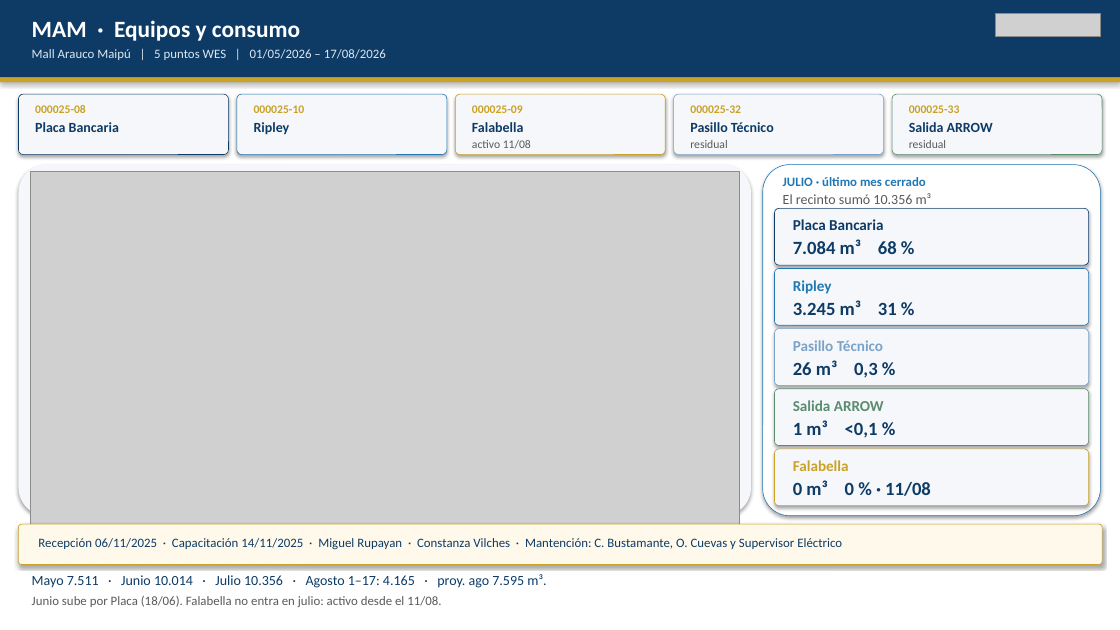
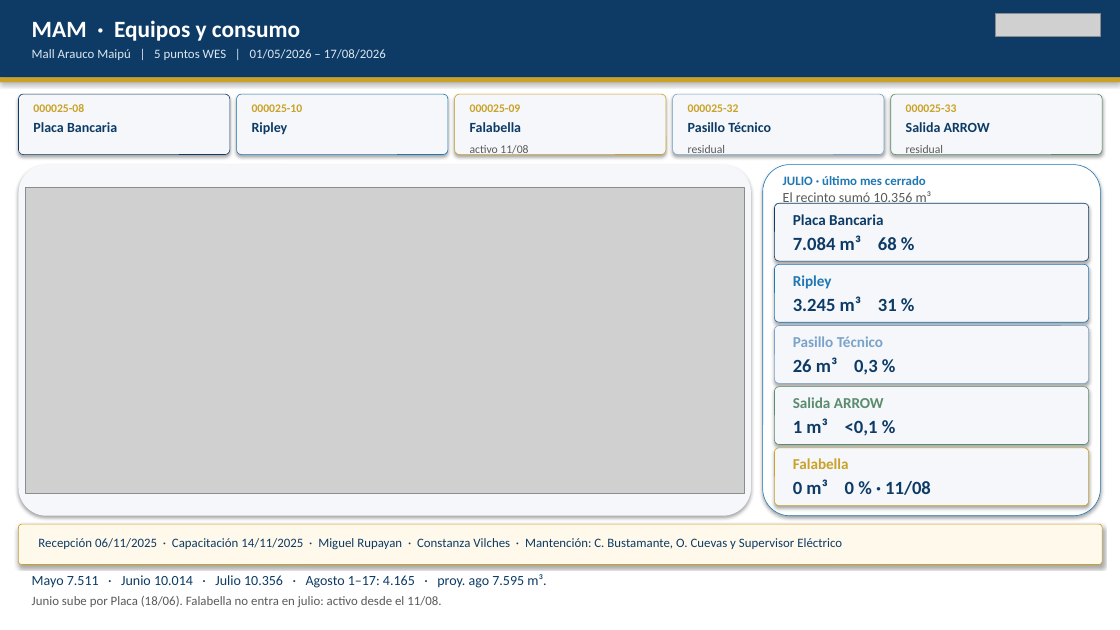
Before and after one commit to anibaloperacionesWes/wes-scripts, a slide deck: slide 4 of reports/Parque_Arauco/TMP_7MALLS/entrega_diego_anibal/Recorrido_ejecutivo_PA_MAE_20260817.pptx. Drawn at 1120x630 pixels with LibreOffice and Linux fonts; fonts in the diff are those of the drawing; grey boxes stand for pictures. Boxes give left, top, right and bottom in pixels: in the first picture for what was removed or moved away, otherwise in the second. Text is boxed around its words. In the diff, an @@ line names an element or a change of style, - is before the commit and + after.

```diff
--- a/reports/Parque_Arauco/TMP_7MALLS/entrega_diego_anibal/Recorrido_ejecutivo_PA_MAE_20260817.pptx
+++ b/reports/Parque_Arauco/TMP_7MALLS/entrega_diego_anibal/Recorrido_ejecutivo_PA_MAE_20260817.pptx
@@ text "activo 11/08": place and size @@
-text "activo 11/08" at (472, 140, 531, 148)
+text "activo 11/08" at (470, 145, 528, 156)
@@ text "residual": place and size @@
-text "residual" at (690, 140, 727, 148)
+text "residual" at (688, 145, 725, 156)
@@ text "residual": place and size @@
-text "residual" at (909, 140, 946, 148)
+text "residual" at (906, 145, 943, 156)
@@ picture: place and size @@
-picture at (30, 171, 739, 528)
+picture at (25, 187, 744, 494)
@@ 3 texts, 2 rounded rectangles: place and size @@
-3 texts, 2 rounded rectangles at (775, 208, 1089, 351)
+3 texts, 2 rounded rectangles at (775, 203, 1089, 347)
@@ text "7.084 m³ 68 %": place and size @@
-text "7.084 m³ 68 %" at (793, 239, 897, 254)
+text "7.084 m³ 68 %" at (793, 235, 897, 250)
@@ text "3.245 m³ 31 %": place and size @@
-text "3.245 m³ 31 %" at (793, 300, 897, 315)
+text "3.245 m³ 31 %" at (793, 296, 897, 311)
```
Also in this commit, not shown: 7 other slides changed, 1 slide added, 10 other files.
